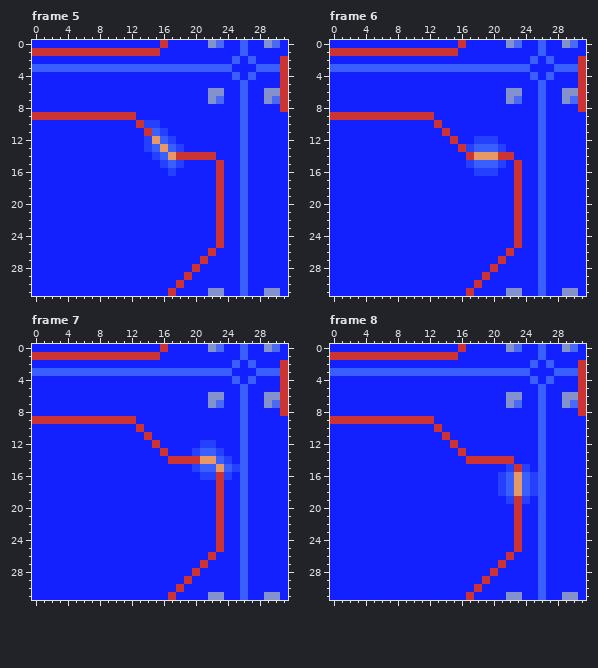
File history of a pixel-art file, Assets/Sprites/tile_mothership_wall.ase. Above, as it was before the edit.
32x32 pixels, 20 frames. Shown: frame 5, frame 6, frame 7, frame 8. The commit also changed other frames, which this record leaves out.
Once edited:
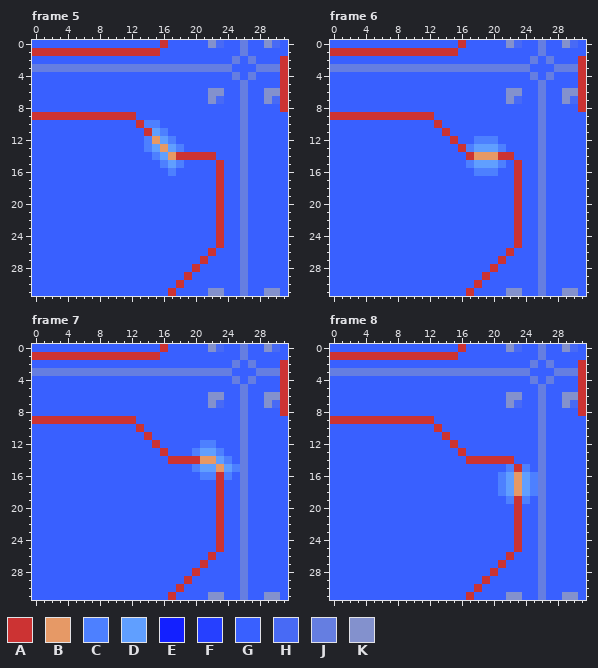
Palette (. is transparent): A #cc3333  B #e69966  C #4d80ff  D #609fff  E #1320ff  F #2640ff  G #3960ff  H #486af5  J #657ee1  K #8391cd
Diff:
layer "Background" added
Changed rows in their new state; - is an unchanged pixel.
Frame 5, layers "Nieten", "Glow", "Light":
first column x 0:
 0 GGGGGGGGGGGGGGGG-GGGGG--GGJGG--G
 1 ----------------GGGGGGGGGGJGGGGG
 2 GGGGGGGGGGGGGGGGGGGGGGGGGJGJGGG-
 3 JJJJJJJJJJJJJJJJJJJJJJJJJGGGJJJ-
 4 GGGGGGGGGGGGGGGGGGGGGGGGGJGJGGG-
 5 GGGGGGGGGGGGGGGGGGGGGGGGGGJGGGG-
 6 GGGGGGGGGGGGGGGGGGGGGG--GGJGG---
 7 GGGGGGGGGGGGGGGGGGGGGG--GGJGG---
 8 GGGGGGGGGGGGGGGGGGGGGGGGGGJGGGG-
 9 -------------GGGGGGGGGGGGGJGGGGG
10 GGGGGGGGGGGGG-CCGGGGGGGGGGJGGGGG
11 GGGGGGGGGGGGGG-DCGGGGGGGGGJGGGGG
12 GGGGGGGGGGGGGGC-DCGGGGGGGGJGGGGG
13 GGGGGGGGGGGGGGCD-DCGGGGGGGJGGGGG
14 GGGGGGGGGGGGGGGCD------GGGJGGGGG
15 GGGGGGGGGGGGGGGGCDCGGGG-GGJGGGGG
16 GGGGGGGGGGGGGGGGGCGGGGG-GGJGGGGG
17 GGGGGGGGGGGGGGGGGGGGGGG-GGJGGGGG
18 GGGGGGGGGGGGGGGGGGGGGGG-GGJGGGGG
19 GGGGGGGGGGGGGGGGGGGGGGG-GGJGGGGG
20 GGGGGGGGGGGGGGGGGGGGGGG-GGJGGGGG
21 GGGGGGGGGGGGGGGGGGGGGGG-GGJGGGGG
22 GGGGGGGGGGGGGGGGGGGGGGG-GGJGGGGG
23 GGGGGGGGGGGGGGGGGGGGGGG-GGJGGGGG
24 GGGGGGGGGGGGGGGGGGGGGGG-GGJGGGGG
25 GGGGGGGGGGGGGGGGGGGGGGG-GGJGGGGG
26 GGGGGGGGGGGGGGGGGGGGGG-GGGJGGGGG
27 GGGGGGGGGGGGGGGGGGGGG-GGGGJGGGGG
28 GGGGGGGGGGGGGGGGGGGG-GGGGGJGGGGG
29 GGGGGGGGGGGGGGGGGGG-GGGGGGJGGGGG
30 GGGGGGGGGGGGGGGGGG-GGGGGGGJGGGGG
31 GGGGGGGGGGGGGGGGG-GGGG--GGJGG--G
Frame 6, layers "Nieten", "Glow", "Light":
first column x 0:
 0 GGGGGGGGGGGGGGGG-GGGGG--GGJGG--G
 1 ----------------GGGGGGGGGGJGGGGG
 2 GGGGGGGGGGGGGGGGGGGGGGGGGJGJGGG-
 3 JJJJJJJJJJJJJJJJJJJJJJJJJGGGJJJ-
 4 GGGGGGGGGGGGGGGGGGGGGGGGGJGJGGG-
 5 GGGGGGGGGGGGGGGGGGGGGGGGGGJGGGG-
 6 GGGGGGGGGGGGGGGGGGGGGG--GGJGG---
 7 GGGGGGGGGGGGGGGGGGGGGG--GGJGG---
 8 GGGGGGGGGGGGGGGGGGGGGGGGGGJGGGG-
 9 -------------GGGGGGGGGGGGGJGGGGG
10 GGGGGGGGGGGGG-GGGGGGGGGGGGJGGGGG
11 GGGGGGGGGGGGGG-GGGGGGGGGGGJGGGGG
12 GGGGGGGGGGGGGGG-GGCCCGGGGGJGGGGG
13 GGGGGGGGGGGGGGGG-CDDDCGGGGJGGGGG
14 GGGGGGGGGGGGGGGGG------GGGJGGGGG
15 GGGGGGGGGGGGGGGGGCDDDCG-GGJGGGGG
16 GGGGGGGGGGGGGGGGGGCCCGG-GGJGGGGG
17 GGGGGGGGGGGGGGGGGGGGGGG-GGJGGGGG
18 GGGGGGGGGGGGGGGGGGGGGGG-GGJGGGGG
19 GGGGGGGGGGGGGGGGGGGGGGG-GGJGGGGG
20 GGGGGGGGGGGGGGGGGGGGGGG-GGJGGGGG
21 GGGGGGGGGGGGGGGGGGGGGGG-GGJGGGGG
22 GGGGGGGGGGGGGGGGGGGGGGG-GGJGGGGG
23 GGGGGGGGGGGGGGGGGGGGGGG-GGJGGGGG
24 GGGGGGGGGGGGGGGGGGGGGGG-GGJGGGGG
25 GGGGGGGGGGGGGGGGGGGGGGG-GGJGGGGG
26 GGGGGGGGGGGGGGGGGGGGGG-GGGJGGGGG
27 GGGGGGGGGGGGGGGGGGGGG-GGGGJGGGGG
28 GGGGGGGGGGGGGGGGGGGG-GGGGGJGGGGG
29 GGGGGGGGGGGGGGGGGGG-GGGGGGJGGGGG
30 GGGGGGGGGGGGGGGGGG-GGGGGGGJGGGGG
31 GGGGGGGGGGGGGGGGG-GGGG--GGJGG--G
Frame 7, layers "Nieten", "Glow", "Light":
first column x 0:
 0 GGGGGGGGGGGGGGGG-GGGGG--GGJGG--G
 1 ----------------GGGGGGGGGGJGGGGG
 2 GGGGGGGGGGGGGGGGGGGGGGGGGJGJGGG-
 3 JJJJJJJJJJJJJJJJJJJJJJJJJGGGJJJ-
 4 GGGGGGGGGGGGGGGGGGGGGGGGGJGJGGG-
 5 GGGGGGGGGGGGGGGGGGGGGGGGGGJGGGG-
 6 GGGGGGGGGGGGGGGGGGGGGG--GGJGG---
 7 GGGGGGGGGGGGGGGGGGGGGG--GGJGG---
 8 GGGGGGGGGGGGGGGGGGGGGGGGGGJGGGG-
 9 -------------GGGGGGGGGGGGGJGGGGG
10 GGGGGGGGGGGGG-GGGGGGGGGGGGJGGGGG
11 GGGGGGGGGGGGGG-GGGGGGGGGGGJGGGGG
12 GGGGGGGGGGGGGGG-GGGGGCCGGGJGGGGG
13 GGGGGGGGGGGGGGGG-GGGCDDCGGJGGGGG
14 GGGGGGGGGGGGGGGGG------DCGJGGGGG
15 GGGGGGGGGGGGGGGGGGGGCDD-DCJGGGGG
16 GGGGGGGGGGGGGGGGGGGGGCC-CGJGGGGG
17 GGGGGGGGGGGGGGGGGGGGGGG-GGJGGGGG
18 GGGGGGGGGGGGGGGGGGGGGGG-GGJGGGGG
19 GGGGGGGGGGGGGGGGGGGGGGG-GGJGGGGG
20 GGGGGGGGGGGGGGGGGGGGGGG-GGJGGGGG
21 GGGGGGGGGGGGGGGGGGGGGGG-GGJGGGGG
22 GGGGGGGGGGGGGGGGGGGGGGG-GGJGGGGG
23 GGGGGGGGGGGGGGGGGGGGGGG-GGJGGGGG
24 GGGGGGGGGGGGGGGGGGGGGGG-GGJGGGGG
25 GGGGGGGGGGGGGGGGGGGGGGG-GGJGGGGG
26 GGGGGGGGGGGGGGGGGGGGGG-GGGJGGGGG
27 GGGGGGGGGGGGGGGGGGGGG-GGGGJGGGGG
28 GGGGGGGGGGGGGGGGGGGG-GGGGGJGGGGG
29 GGGGGGGGGGGGGGGGGGG-GGGGGGJGGGGG
30 GGGGGGGGGGGGGGGGGG-GGGGGGGJGGGGG
31 GGGGGGGGGGGGGGGGG-GGGG--GGJGG--G
Frame 8, layers "Nieten", "Glow", "Light":
first column x 0:
 0 GGGGGGGGGGGGGGGG-GGGGG--GGJGG--G
 1 ----------------GGGGGGGGGGJGGGGG
 2 GGGGGGGGGGGGGGGGGGGGGGGGGJGJGGG-
 3 JJJJJJJJJJJJJJJJJJJJJJJJJGGGJJJ-
 4 GGGGGGGGGGGGGGGGGGGGGGGGGJGJGGG-
 5 GGGGGGGGGGGGGGGGGGGGGGGGGGJGGGG-
 6 GGGGGGGGGGGGGGGGGGGGGG--GGJGG---
 7 GGGGGGGGGGGGGGGGGGGGGG--GGJGG---
 8 GGGGGGGGGGGGGGGGGGGGGGGGGGJGGGG-
 9 -------------GGGGGGGGGGGGGJGGGGG
10 GGGGGGGGGGGGG-GGGGGGGGGGGGJGGGGG
11 GGGGGGGGGGGGGG-GGGGGGGGGGGJGGGGG
12 GGGGGGGGGGGGGGG-GGGGGGGGGGJGGGGG
13 GGGGGGGGGGGGGGGG-GGGGGGGGGJGGGGG
14 GGGGGGGGGGGGGGGGG------GGGJGGGGG
15 GGGGGGGGGGGGGGGGGGGGGGC-CGJGGGGG
16 GGGGGGGGGGGGGGGGGGGGGCD-DCJGGGGG
17 GGGGGGGGGGGGGGGGGGGGGCD-DCJGGGGG
18 GGGGGGGGGGGGGGGGGGGGGCD-DCJGGGGG
19 GGGGGGGGGGGGGGGGGGGGGGC-CGJGGGGG
20 GGGGGGGGGGGGGGGGGGGGGGG-GGJGGGGG
21 GGGGGGGGGGGGGGGGGGGGGGG-GGJGGGGG
22 GGGGGGGGGGGGGGGGGGGGGGG-GGJGGGGG
23 GGGGGGGGGGGGGGGGGGGGGGG-GGJGGGGG
24 GGGGGGGGGGGGGGGGGGGGGGG-GGJGGGGG
25 GGGGGGGGGGGGGGGGGGGGGGG-GGJGGGGG
26 GGGGGGGGGGGGGGGGGGGGGG-GGGJGGGGG
27 GGGGGGGGGGGGGGGGGGGGG-GGGGJGGGGG
28 GGGGGGGGGGGGGGGGGGGG-GGGGGJGGGGG
29 GGGGGGGGGGGGGGGGGGG-GGGGGGJGGGGG
30 GGGGGGGGGGGGGGGGGG-GGGGGGGJGGGGG
31 GGGGGGGGGGGGGGGGG-GGGG--GGJGG--G
